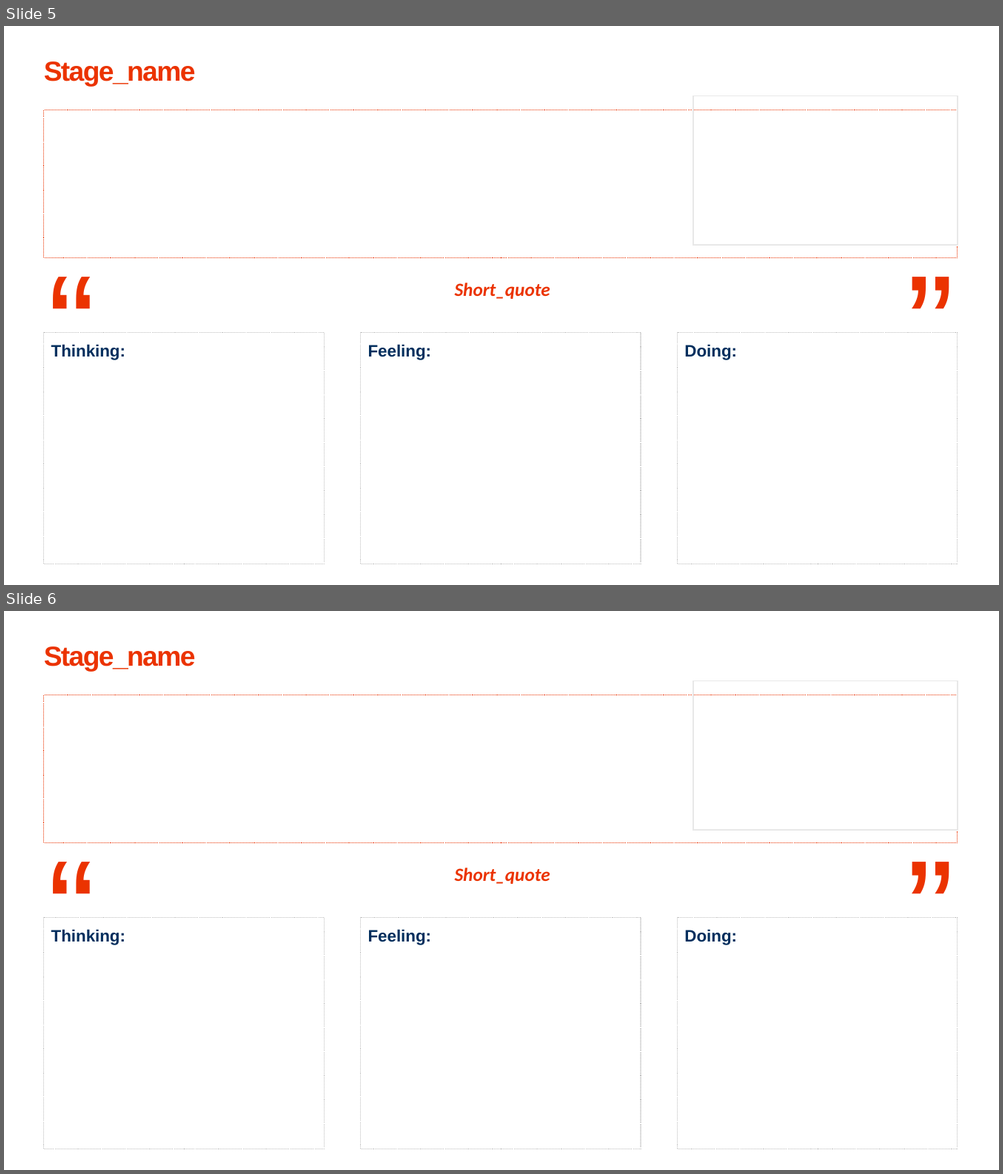
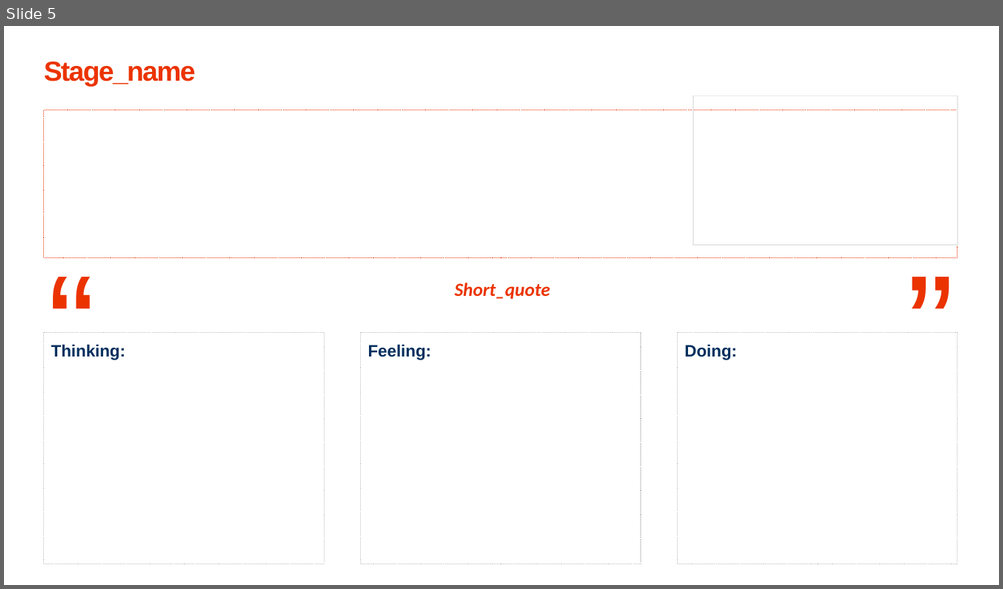
Before and after one commit to xpistos90210/templates, a slide deck: Journey_template.pptx. Shown one above the other, each under a label of ours: slides 5 and 6 before the commit, slide 5 after it. The pictures are 1003x1174 and 1003x589 pixels, drawn with LibreOffice and Linux fonts; fonts in the diff are those of the drawing. Boxes give left, top, right and bottom in pixels: in the first picture for what was removed or moved away, otherwise in the second. Text is boxed around its words. In the diff, an @@ line names an element or a change of style, - is before the commit and + after.

```diff
--- a/Journey_template.pptx
+++ b/Journey_template.pptx
@@ slide 6 removed at <box>4,611,999,1170</box>, background #FFFFFF; not listed: 9 template elements that a slide beside it also shows @@
@@ text removed at <box>44,647,196,672</box> @@
-Stage_name
@@ rectangle removed at <box>693,681,957,830</box> @@
@@ text removed at <box>455,868,550,884</box> @@
-Short_quote
```
